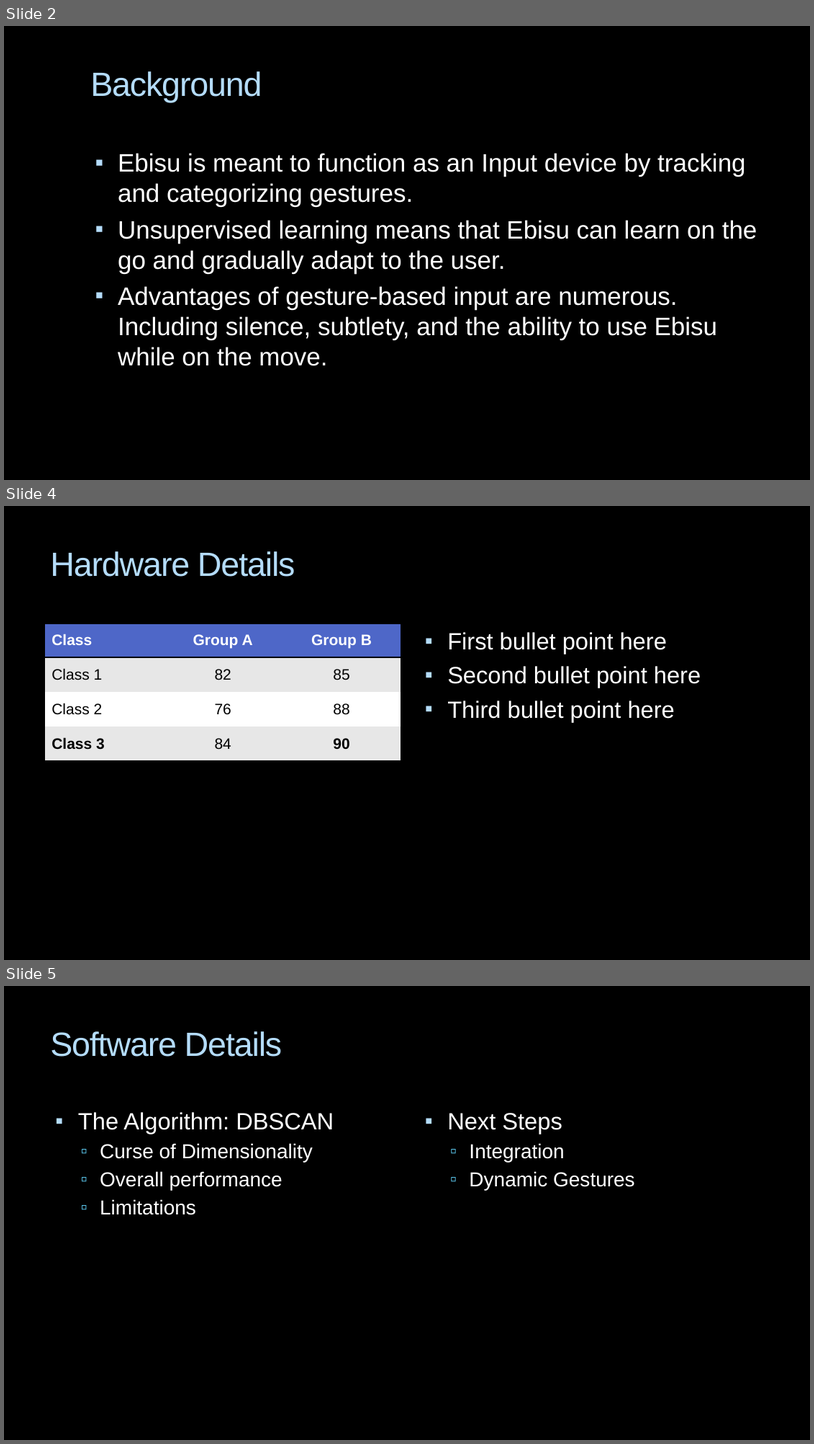
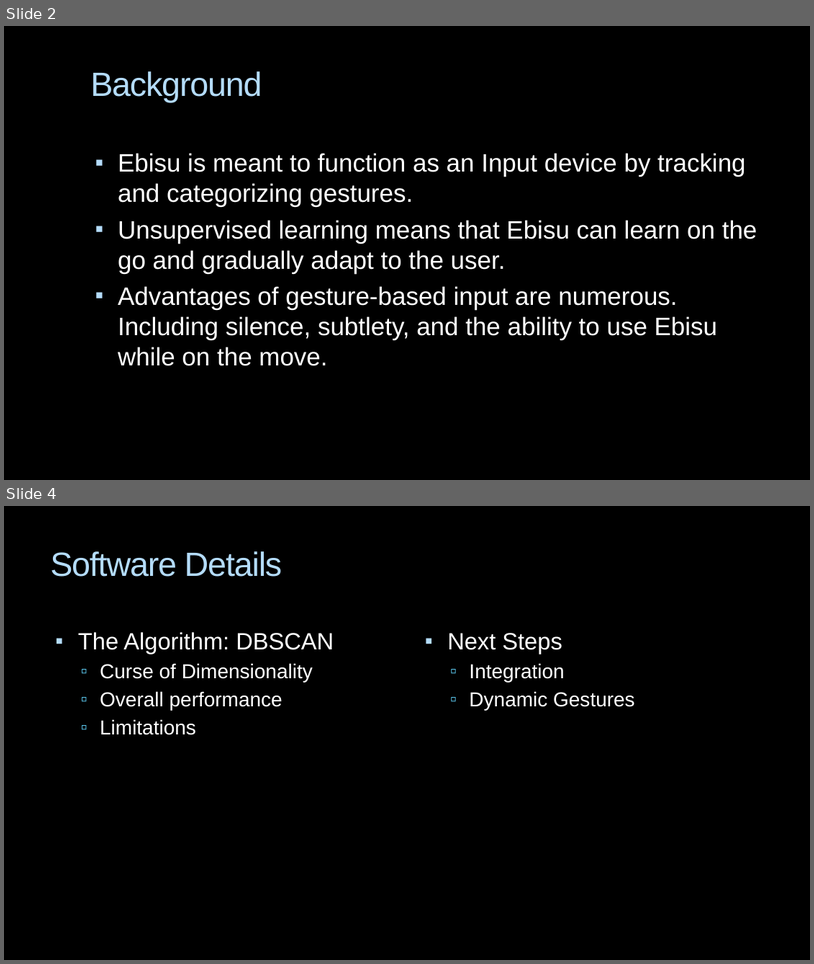
Before and after one commit to BrittX/Ebisu, a slide deck: FinalPresentation.pptx. Shown one above the other, each under a label of ours: slides 2, 4 and 5 before the commit, slides 2 and 4 after it; the slides between them are not shown. The pictures are 814x1444 and 814x964 pixels, drawn with LibreOffice and Linux fonts; fonts in the diff are those of the drawing; background and template pictures are left out. Boxes give left, top, right and bottom in pixels: in the first picture for what was removed or moved away, otherwise in the second. Text is boxed around its words. In the diff, an @@ line names an element or a change of style, - is before the commit and + after.

```diff
--- a/FinalPresentation.pptx
+++ b/FinalPresentation.pptx
@@ slide 4 removed at (x1=4, y1=506, x2=810, y2=960), background picture (left out) @@
@@ title removed at (x1=50, y1=551, x2=296, y2=577) @@
-Hardware Details
@@ table removed at (x1=45, y1=623, x2=401, y2=762), 4 rows, 3 columns @@
-Class | Group A | Group B
-Class 1 | 82 | 85
-Class 2 | 76 | 88
-Class 3 | 84 | 90
@@ text removed at (x1=448, y1=632, x2=701, y2=722) @@
-▪ First bullet point here
-▪ Second bullet point here
-▪ Third bullet point here
@@ what was slide 5 is now slide 4 @@
```
Also in this commit, not shown: 1 slide added, 1 other slide removed.
